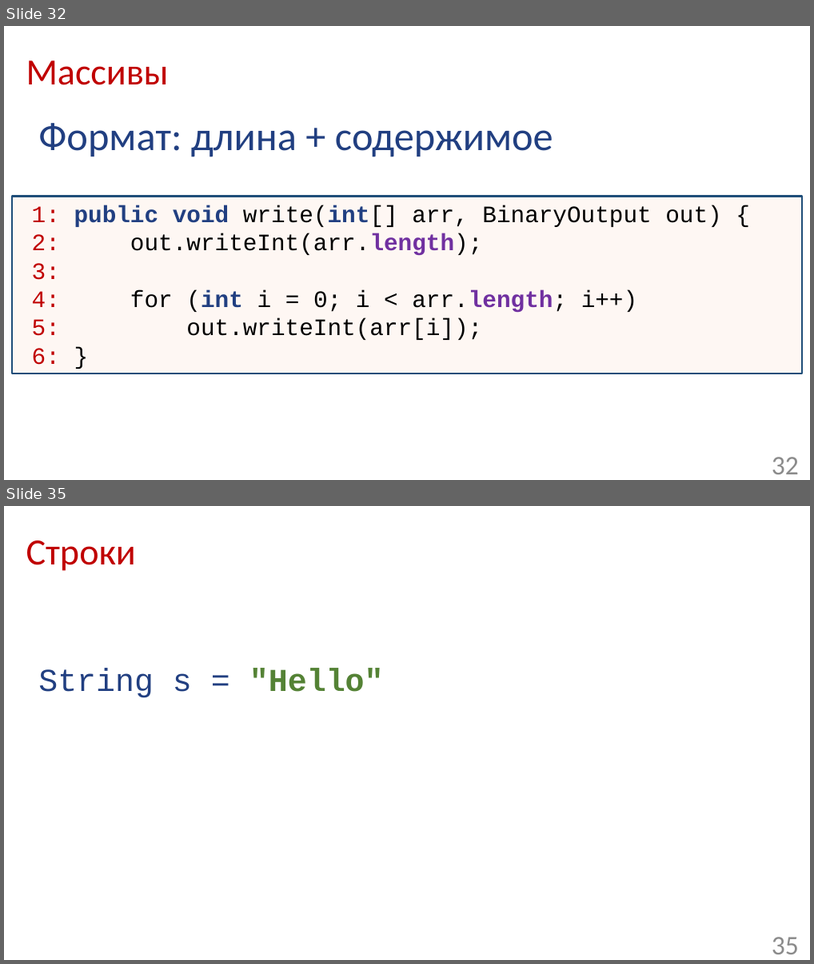
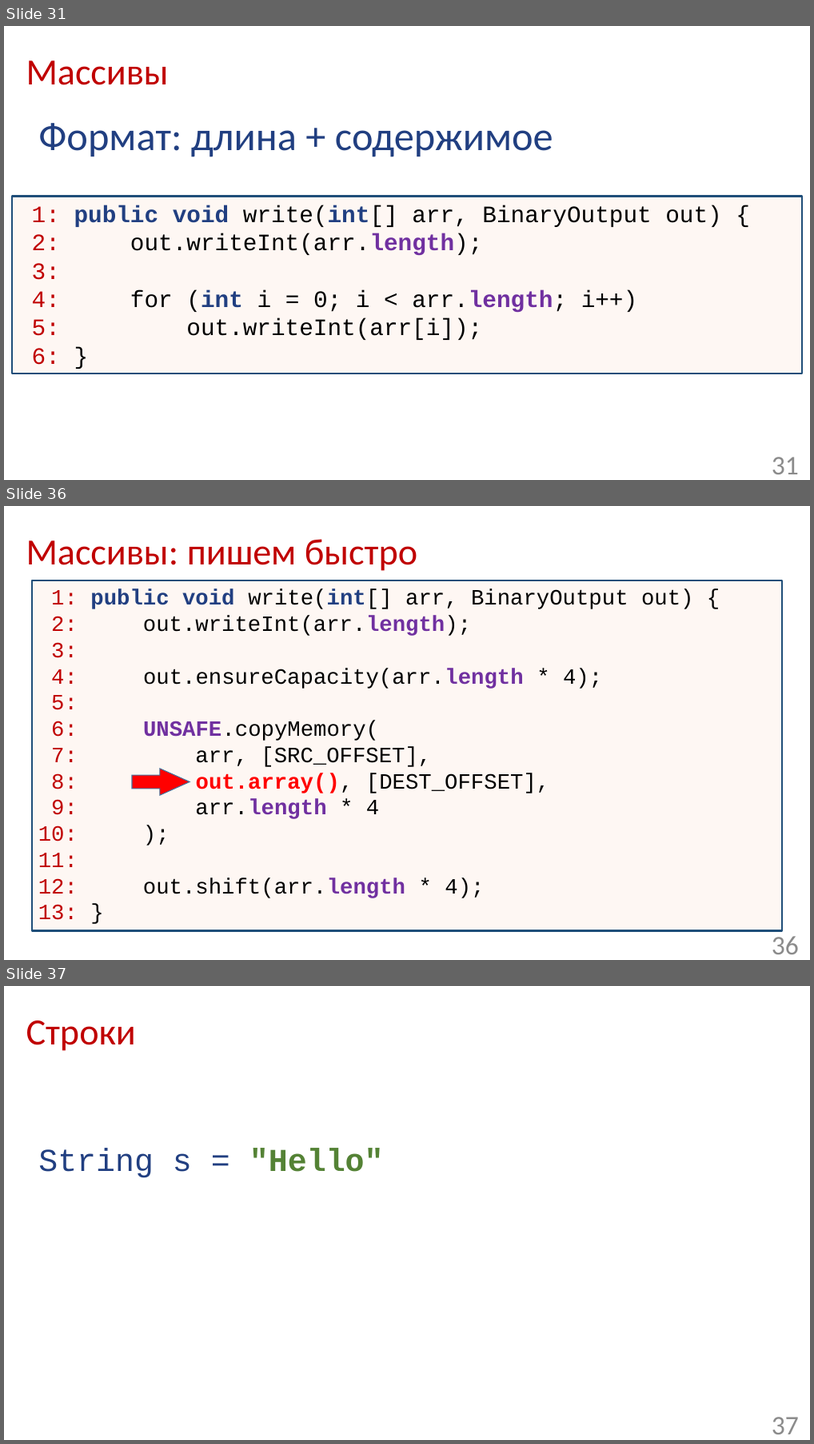
Before and after one commit to Mmuzaf/ozerov_2017_joker, a slide deck: slides/ozerov_joker2017_serialization.pptx. Shown one above the other, each under a label of ours: slides 32 and 35 before the commit, slides 31, 36 and 37 after it; the slides between them are not shown. The pictures are 814x964 and 814x1444 pixels, drawn with LibreOffice and Linux fonts; fonts in the diff are those of the drawing; background and template pictures are left out. Boxes give left, top, right and bottom in pixels: in the first picture for what was removed or moved away, otherwise in the second. Text is boxed around its words. In the diff, an @@ line names an element or a change of style, - is before the commit and + after.

```diff
--- a/slides/ozerov_joker2017_serialization.pptx
+++ b/slides/ozerov_joker2017_serialization.pptx
@@ slide 36 added at [4,506,810,960], background picture (left out) @@
@@ title added at [26,539,418,571], 44 pt, text #C00000 @@
+Массивы: пишем быстро
@@ rectangle added at [33,580,783,931], fill #F16723 at 5% opacity, outline #1F4E79 2 pt, 26 pt, text #000000 @@
+1: public void write(int[] arr, BinaryOutput out) {
+2: out.writeInt(arr.length);
+3:
+4: out.ensureCapacity(arr.length * 4);
+5:
+6: UNSAFE.copyMemory(
+7: arr, [SRC_OFFSET],
+8: out.array(), [DEST_OFFSET],
+9: arr.length * 4
+10: );
+11:
+12: out.shift(arr.length * 4);
+13: }
@@ right arrow added at [132,768,190,795], fill #FF0000, outline #43739E 1 pt @@
@@ page number added at [772,936,799,954], 32 pt, text #8C8C8C @@
+36
@@ what was slide 32 is now slide 31 @@
@@ page number at [772,456,799,474]: text changed @@
-32
+31
@@ what was slide 35 is now slide 37 @@
@@ page number at [772,1416,799,1434]: text changed @@
-35
+37
```
Also in this commit, not shown: 11 slides changed, 2 other slides added, 6 slides removed.
